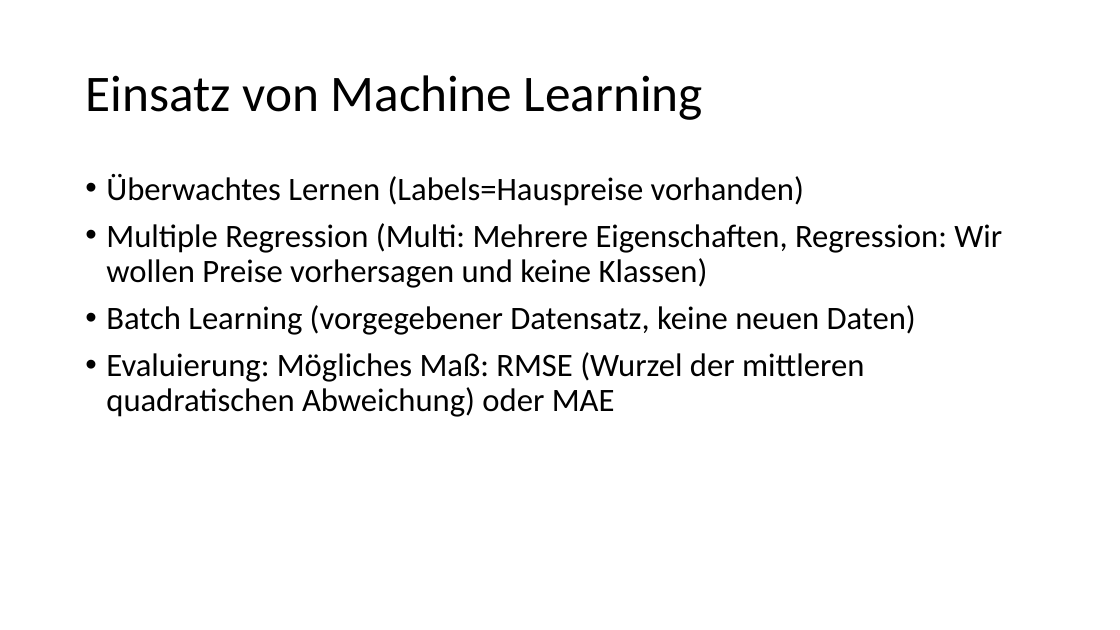
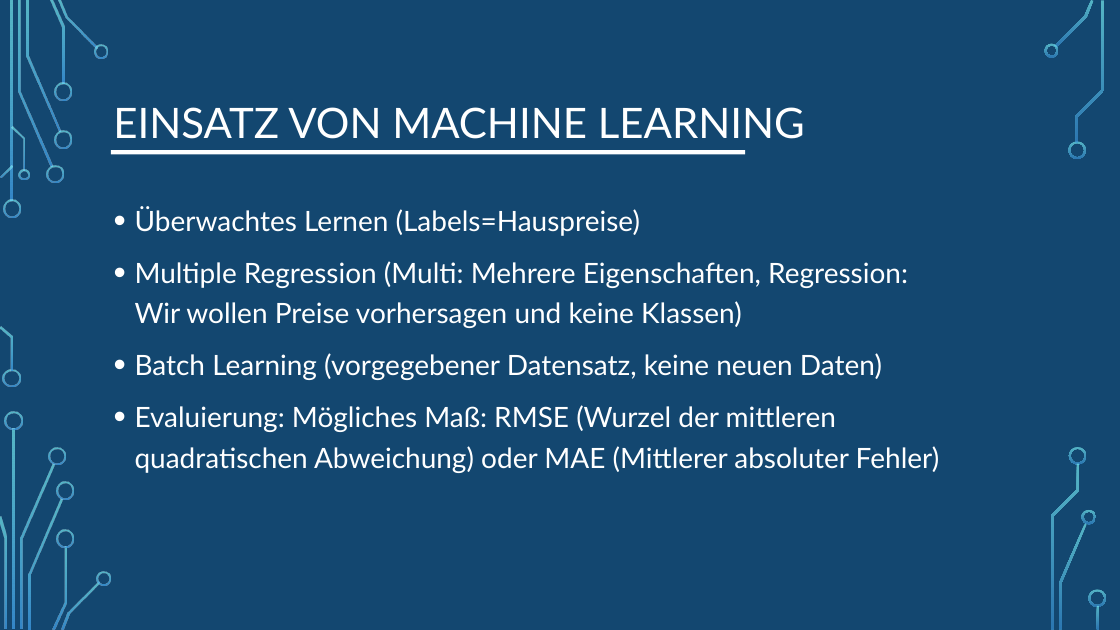
Before and after one commit to LennartFertig/DataExploration_HousePriceSeattle, a slide deck: slide 5 of House_Price_Prediction_Zwischenpräsentation.pptx. Drawn at 1120x630 pixels with LibreOffice and Linux fonts; fonts in the diff are those of the drawing; background and template pictures are left out. Boxes give left, top, right and bottom in pixels: in the first picture for what was removed or moved away, otherwise in the second. Text is boxed around its words. In the diff, an @@ line names an element or a change of style, - is before the commit and + after.

```diff
--- a/House_Price_Prediction_Zwischenpräsentation.pptx
+++ b/House_Price_Prediction_Zwischenpräsentation.pptx
@@ background #FFFFFF to picture (left out) @@
@@ rectangle added at [0, 0, 1120, 630], fill #134770 @@
@@ title at [113, 107, 805, 139]: text changed; size 44 to 36 pt; font Calibri to Lato; text colour #000000 to #FFFFFF @@
-Einsatz von Machine Learning
+EINSATZ VON MACHINE LEARNING
@@ rectangle added at [111, 150, 745, 155], fill #FFFFFF @@
@@ text "Überwachtes Lernen (Labels=Hauspreise)": place and size @@
-text "Überwachtes Lernen (Labels=Hauspreise)" at [106, 174, 1002, 417]
+text "Überwachtes Lernen (Labels=Hauspreise)" at [135, 207, 940, 473]
@@ text at [135, 207, 640, 236]: text changed; size 28 to 24 pt; font Calibri to Lato; text colour #000000 to #FFFFFF @@
-• Überwachtes Lernen (Labels=Hauspreise vorhanden)
+• Überwachtes Lernen (Labels=Hauspreise)
@@ text at [135, 261, 908, 380]: size 28 to 24 pt, font Calibri to Lato, text colour #000000 to #FFFFFF in "Multiple Regression (Multi: Mehrere Eigenschaften, Regressio ...", "Batch Learning (vorgegebener Datensatz, keine neuen Daten)"; line spacing 0.9 to 1.2 @@
@@ text at [135, 405, 940, 473]: text changed; size 28 to 24 pt; font Calibri to Lato; text colour #000000 to #FFFFFF @@
-• Evaluierung: Mögliches Maß: RMSE (Wurzel der mittleren quadratischen Abweichung) oder MAE
+• Evaluierung: Mögliches Maß: RMSE (Wurzel der mittleren quadratischen Abweichung) oder MAE (Mittlerer absoluter Fehler)
@@ group added at [0, 0, 111, 630]: 24 freeform shapes, 2 rectangles @@
@@ group added at [0, 0, 1104, 630]: 14 freeform shapes, 3 rectangles @@
@@ group added at [1044, 0, 1107, 629]: 9 freeform shapes, 1 rectangle @@
```
Also in this commit, not shown: 7 other slides changed, 4 slides added, 4 slides removed.
